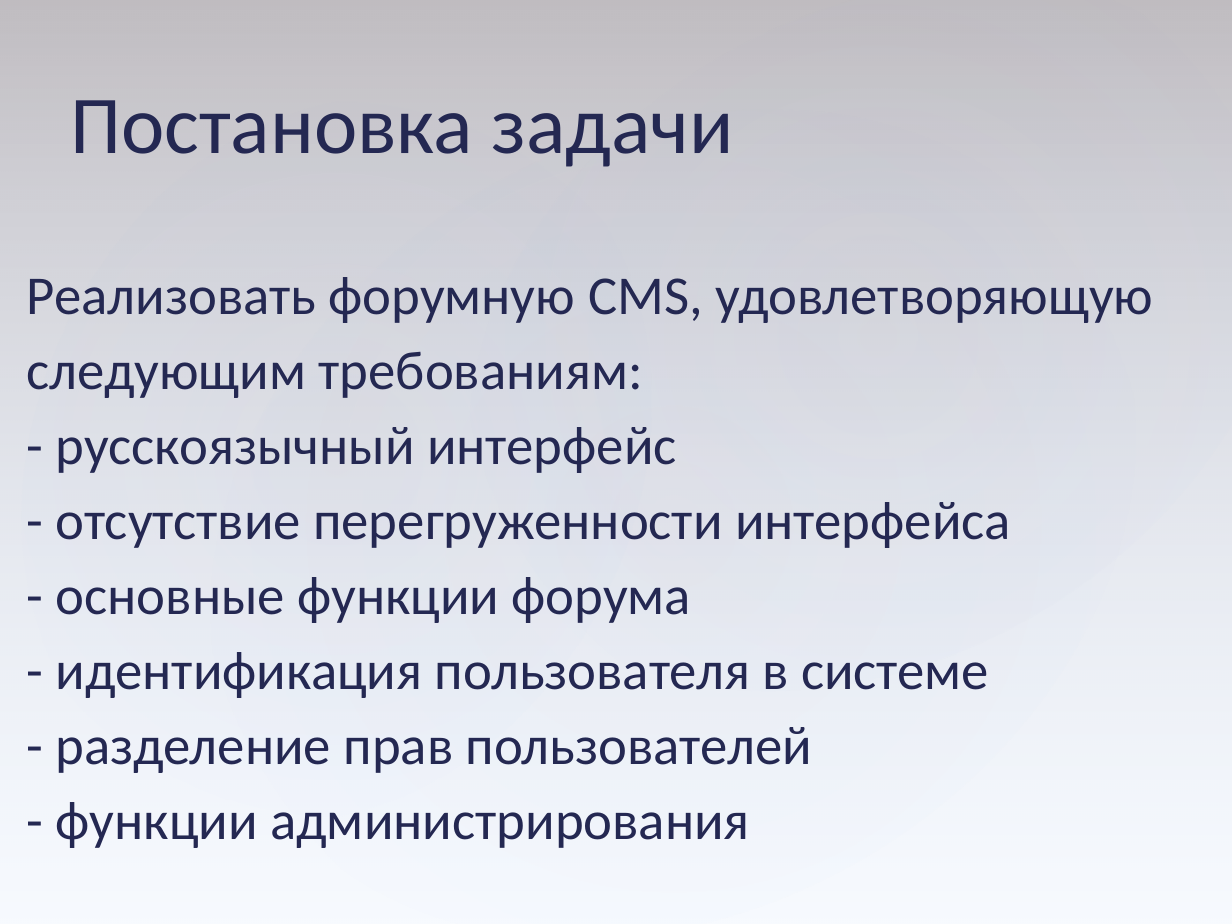
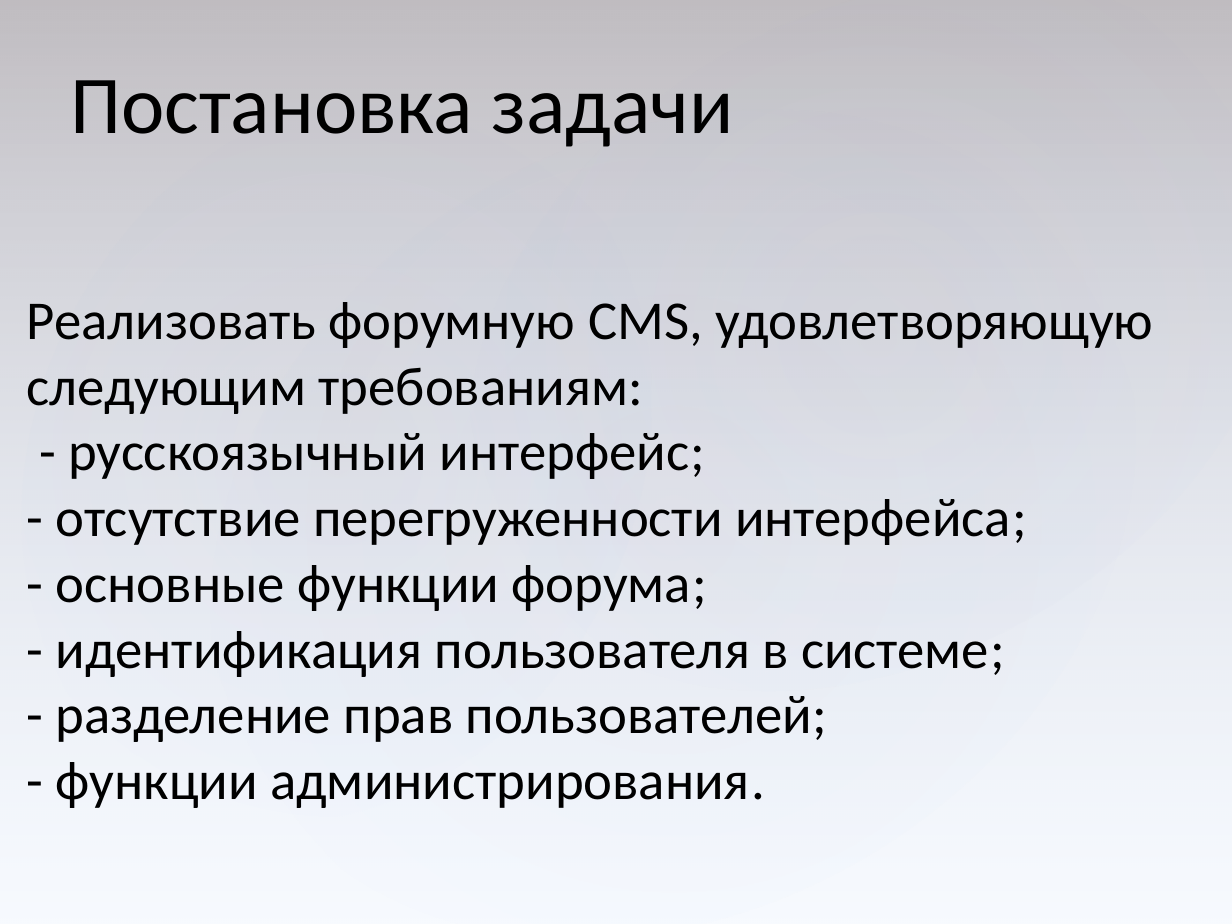
Before and after one commit to serpikovs/in40, a slide deck: slide 6 of !docs/common.pptx (slide 9 before the commit). Drawn at 1232x924 pixels with LibreOffice and Linux fonts; fonts in the diff are those of the drawing. Boxes give left, top, right and bottom in pixels: in the first picture for what was removed or moved away, otherwise in the second. Text is boxed around its words. In the diff, an @@ line names an element or a change of style, - is before the commit and + after.

```diff
--- a/!docs/common.pptx
+++ b/!docs/common.pptx
@@ text "Постановка задачи": place and size @@
-text "Постановка задачи" at <box>70,100,734,167</box>
+text "Постановка задачи" at <box>70,80,734,147</box>
@@ text "Постановка задачи" at <box>70,80,734,147</box>: text colour #242852 to #000000 @@
@@ text "Реализовать форумную CMS, удовлетворяющую следующим ...": place and size @@
-text "Реализовать форумную CMS, удовлетворяющую следующим ..." at <box>27,277,1154,848</box>
+text "Реализовать форумную CMS, удовлетворяющую следующим ..." at <box>27,302,1154,808</box>
@@ text at <box>27,302,1154,414</box>: text colour #242852 to #000000 in "Реализовать форумную CMS, удовлетворяющую следующим требован ..."; line spacing 1.14 to 1 @@
@@ text at <box>56,433,1027,808</box>: text changed; text colour #242852 to #000000 @@
-- русскоязычный интерфейс
-- отсутствие перегруженности интерфейса
-- основные функции форума
-- идентификация пользователя в системе
-- разделение прав пользователей
-- функции администрирования
+- русскоязычный интерфейс;
+- отсутствие перегруженности интерфейса;
+- основные функции форума;
+- идентификация пользователя в системе;
+- разделение прав пользователей;
+- функции администрирования.
```
Also in this commit, not shown: 27 other slides changed, 7 slides removed.
